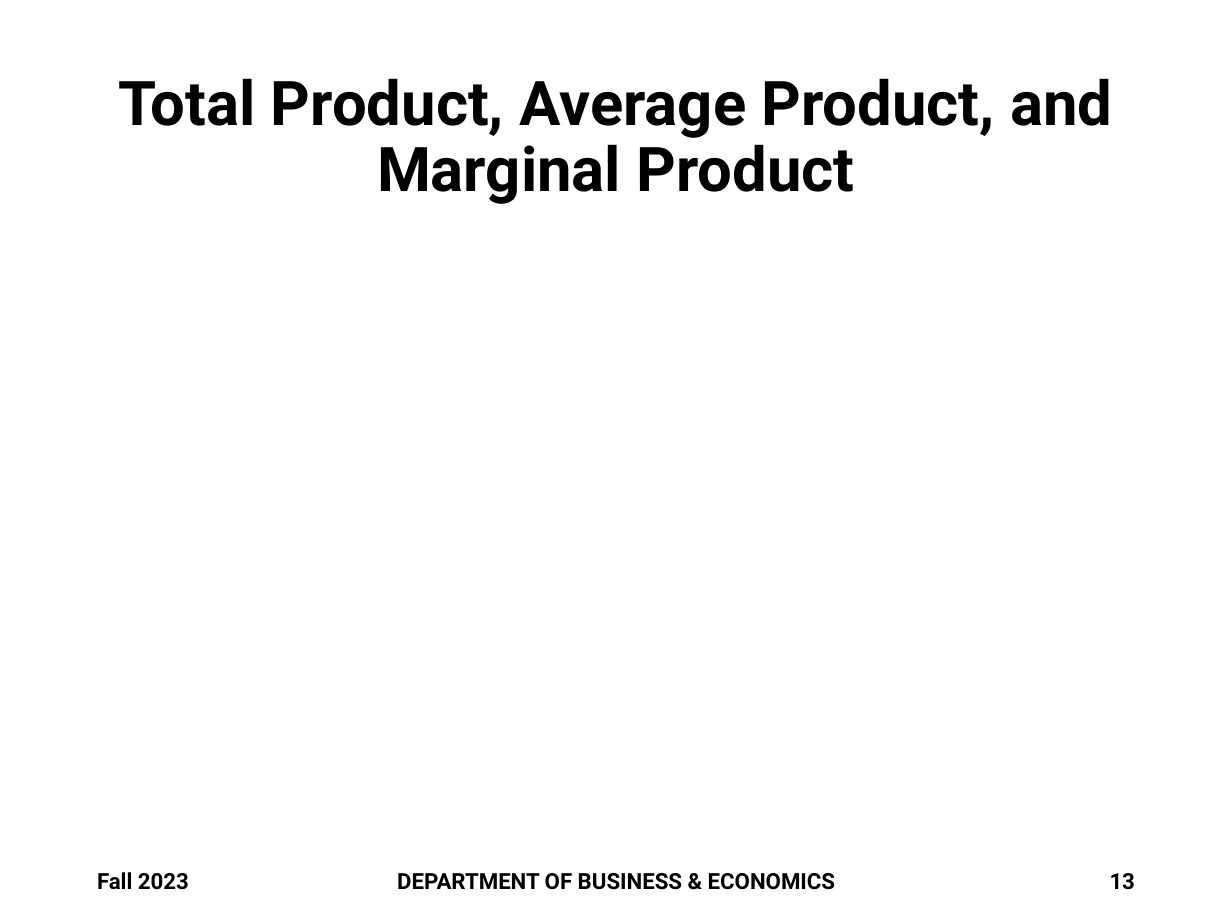
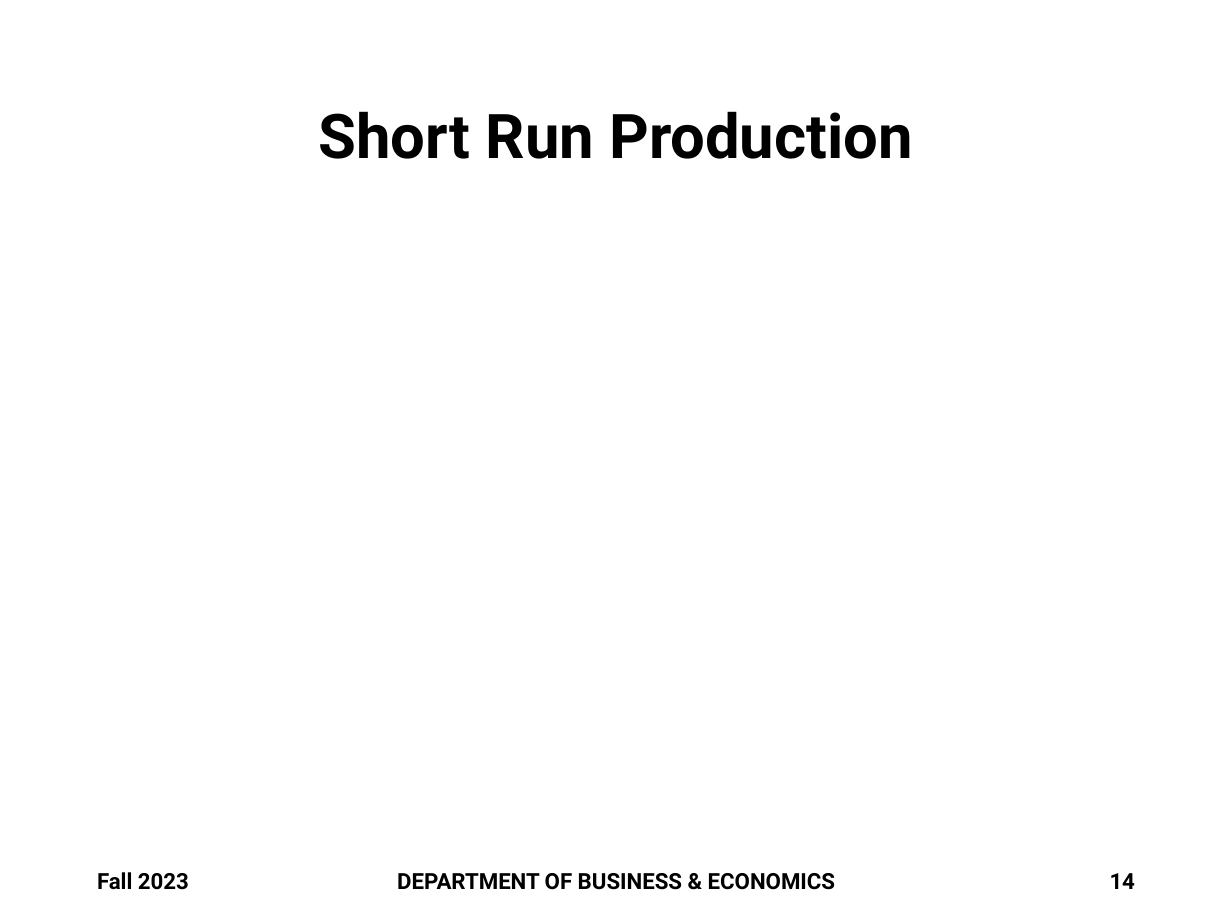
Before and after one commit to brianhwpark/brianhwpark.github.io, a slide deck: slide 14 of files/teaching-resources/monmouthcollege-econ-300/ECON300-LEC17.pptx (slide 13 before the commit). Drawn at 1232x924 pixels with LibreOffice and Linux fonts; fonts in the diff are those of the drawing; grey boxes stand for pictures; background and template pictures are left out. Boxes give left, top, right and bottom in pixels: in the first picture for what was removed or moved away, otherwise in the second. Text is boxed around its words. In the diff, an @@ line names an element or a change of style, - is before the commit and + after.

```diff
--- a/files/teaching-resources/monmouthcollege-econ-300/ECON300-LEC17.pptx
+++ b/files/teaching-resources/monmouthcollege-econ-300/ECON300-LEC17.pptx
@@ title at (x1=319, y1=111, x2=913, y2=159): text changed @@
-Total Product, Average Product, and Marginal Product
+Short Run Production
@@ page number at (x1=1110, y1=873, x2=1135, y2=889): text changed @@
-13
+14
```
Also in this commit, not shown: 7 other slides changed, 2 slides added, 3 other files.
